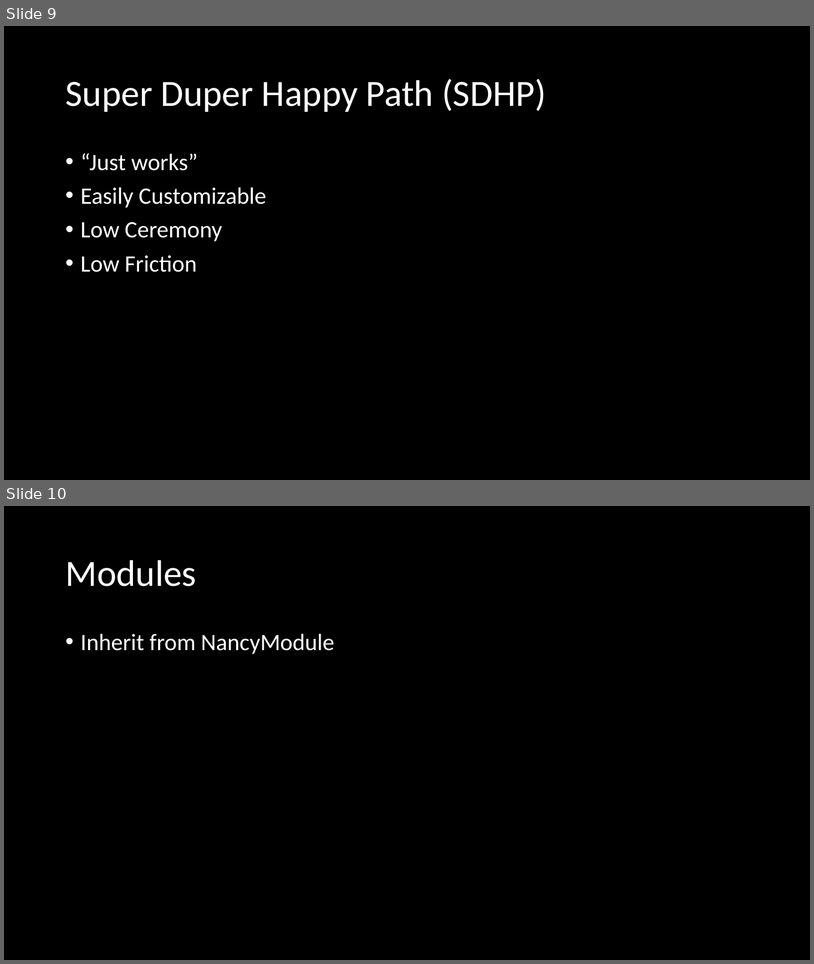
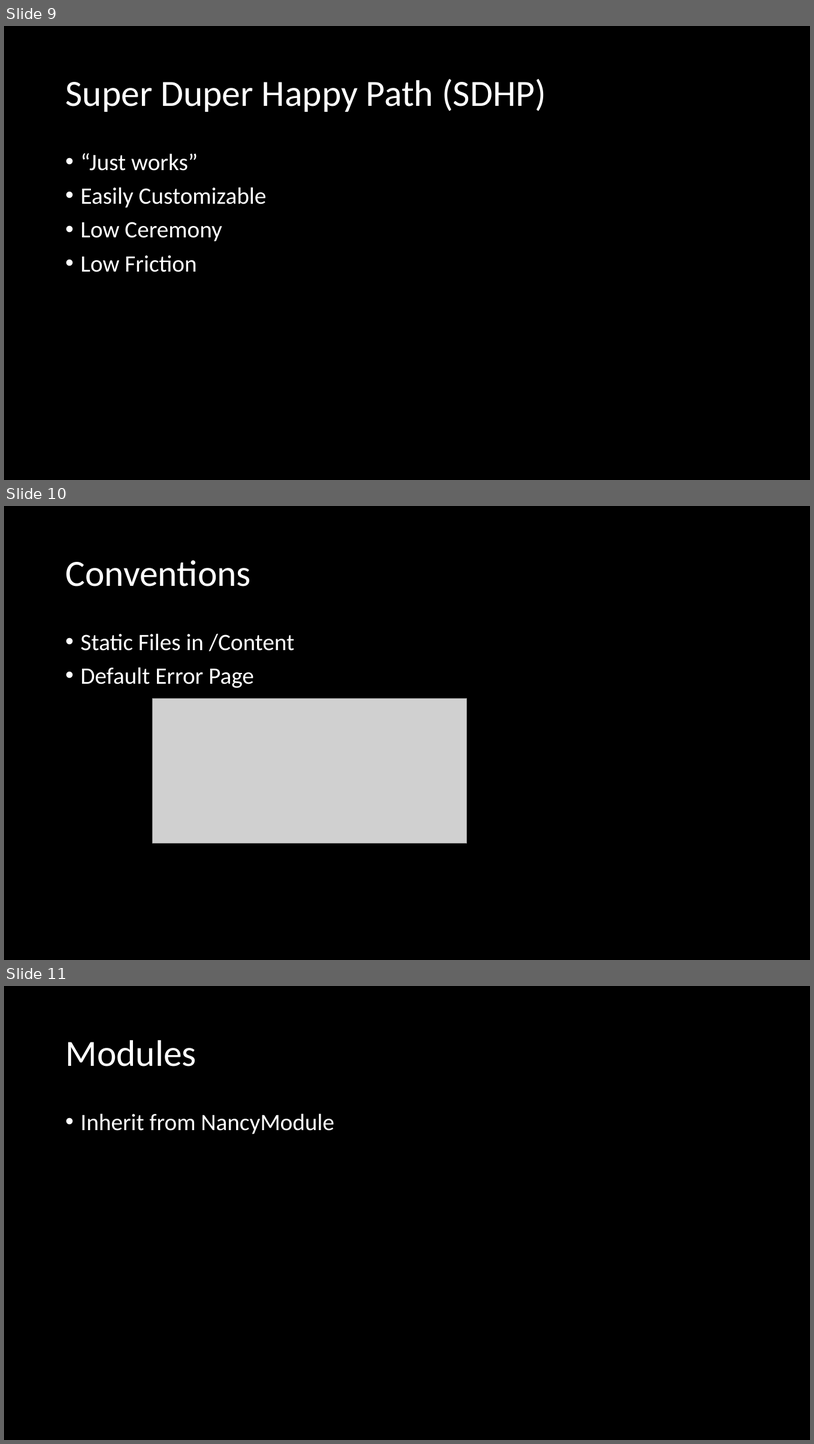
Before and after one commit to ifranto/Nancy-Workshop, a slide deck: SlideDeck.pptx. Shown one above the other, each under a label of ours: slides 9 and 10 before the commit, slides 9, 10 and 11 after it. The pictures are 814x964 and 814x1444 pixels, drawn with LibreOffice and Linux fonts; fonts in the diff are those of the drawing; grey boxes stand for pictures. Boxes give left, top, right and bottom in pixels: in the first picture for what was removed or moved away, otherwise in the second. Text is boxed around its words. In the diff, an @@ line names an element or a change of style, - is before the commit and + after.

```diff
--- a/SlideDeck.pptx
+++ b/SlideDeck.pptx
@@ slide 10 added at [4, 506, 810, 960], background #000000 @@
@@ title added at [65, 560, 251, 586], 44 pt, text #FFFFFF @@
+Conventions
@@ text added at [81, 633, 294, 688], 28 pt, text #FFFFFF @@
+• Static Files in /Content
+• Default Error Page
@@ picture added at [153, 699, 467, 844] @@
@@ what was slide 10 is now slide 11 @@
```
Also in this commit, not shown: 13 other slides added.
